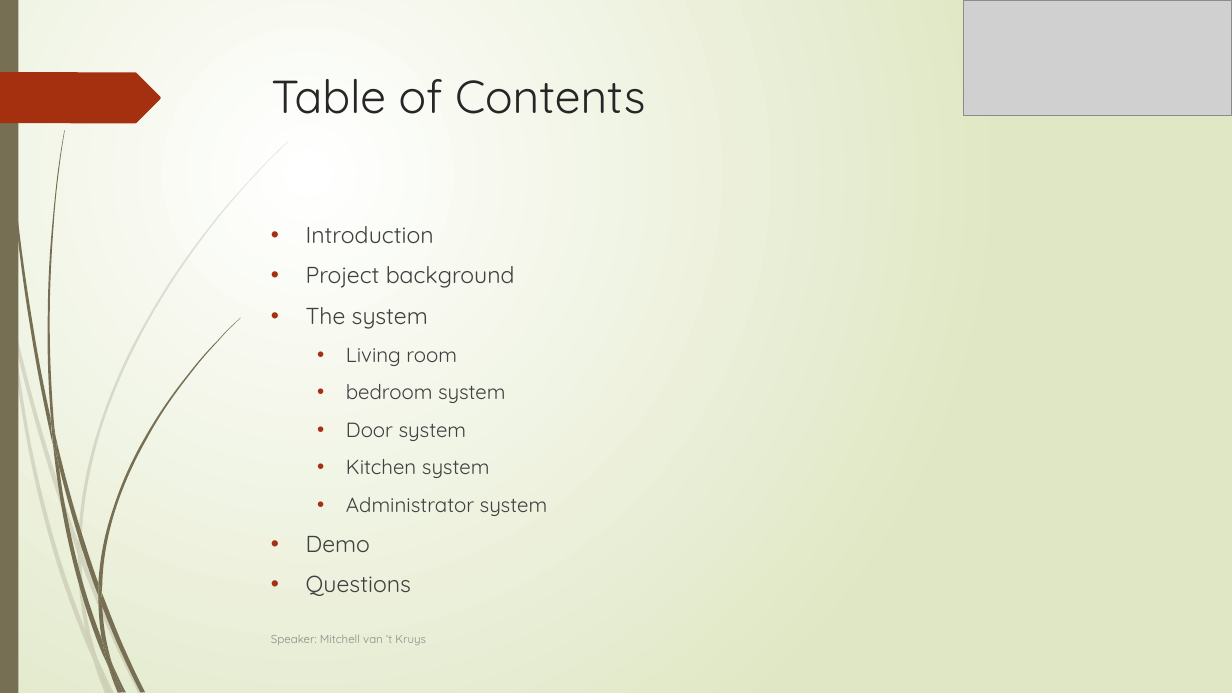
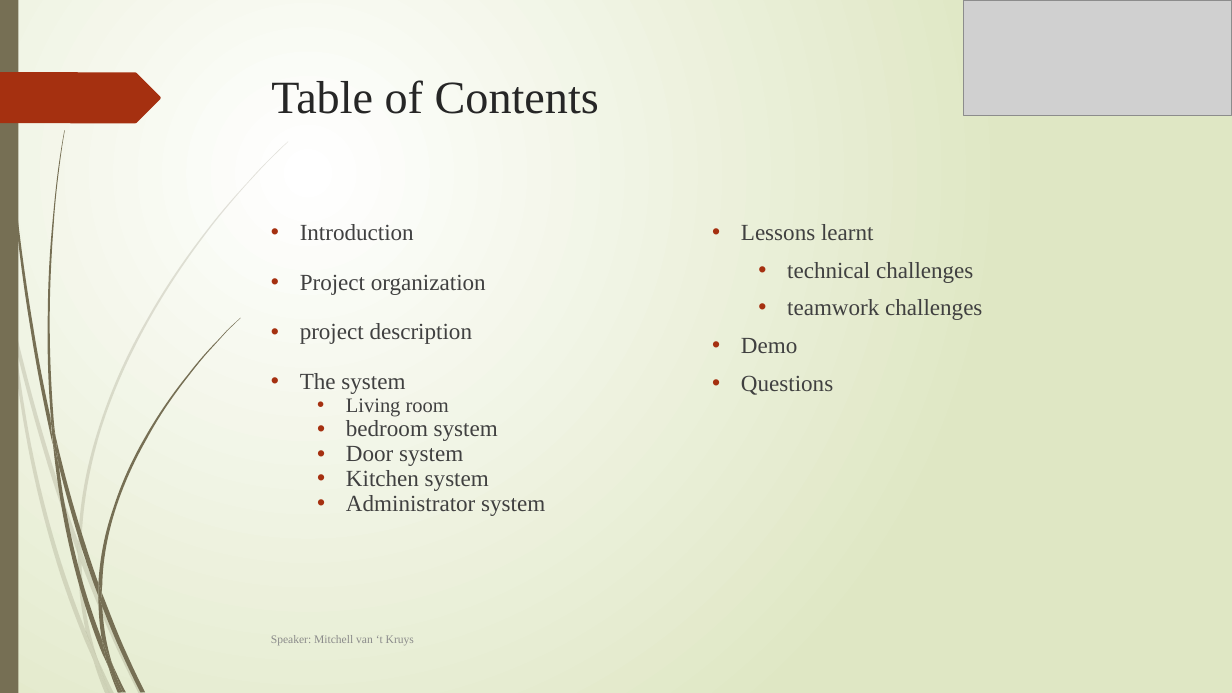
Before and after one commit to Gyalomalom/Ambient-Student-House, a slide deck: slide 2 of Sprint 5/final presentation.pptx. Drawn at 1232x693 pixels with LibreOffice and Linux fonts; fonts in the diff are those of the drawing; grey boxes stand for pictures. Boxes give left, top, right and bottom in pixels: in the first picture for what was removed or moved away, otherwise in the second. Text is boxed around its words. In the diff, an @@ line names an element or a change of style, - is before the commit and + after.

```diff
--- a/Sprint 5/final presentation.pptx
+++ b/Sprint 5/final presentation.pptx
@@ title "Table of Contents" at bbox=[271, 80, 599, 114]: font Quicksand to Times New Roman @@
@@ text "Introduction" at bbox=[300, 224, 982, 516]: columns 1 to 2 @@
@@ text at bbox=[300, 224, 833, 516]: font Quicksand to Times New Roman in "Introduction", "The system", "Living room", "bedroom system" and 5 more places; size 16 to 18 pt in "bedroom system", "Door system", "Kitchen system", "Administrator system"; indent changed; line spacing 1 to 0.9; less space between paragraphs @@
@@ text at bbox=[741, 224, 982, 320]: paragraphs added @@
+• Lessons learnt
+  • technical challenges
+  • teamwork challenges
@@ text at bbox=[300, 274, 486, 344]: text changed; font Quicksand to Times New Roman @@
-• Project background
+• Project organization
+• project description
@@ text "Speaker: Mitchell van ‘t Kruys" at bbox=[271, 635, 414, 646]: font Quicksand to Times New Roman @@
```
Also in this commit, not shown: 12 other slides changed, 10 slides added, 37 other files.
